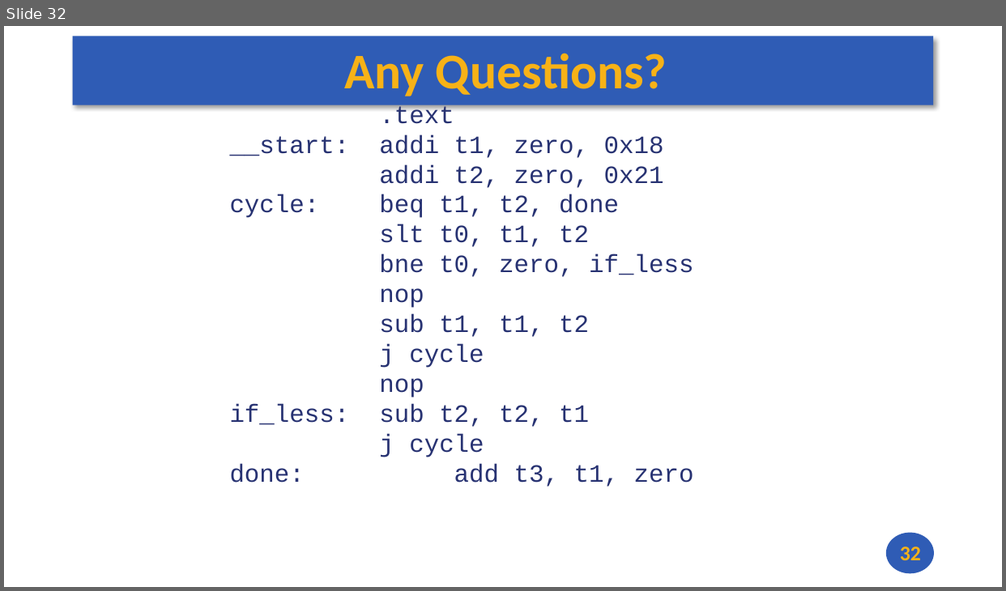
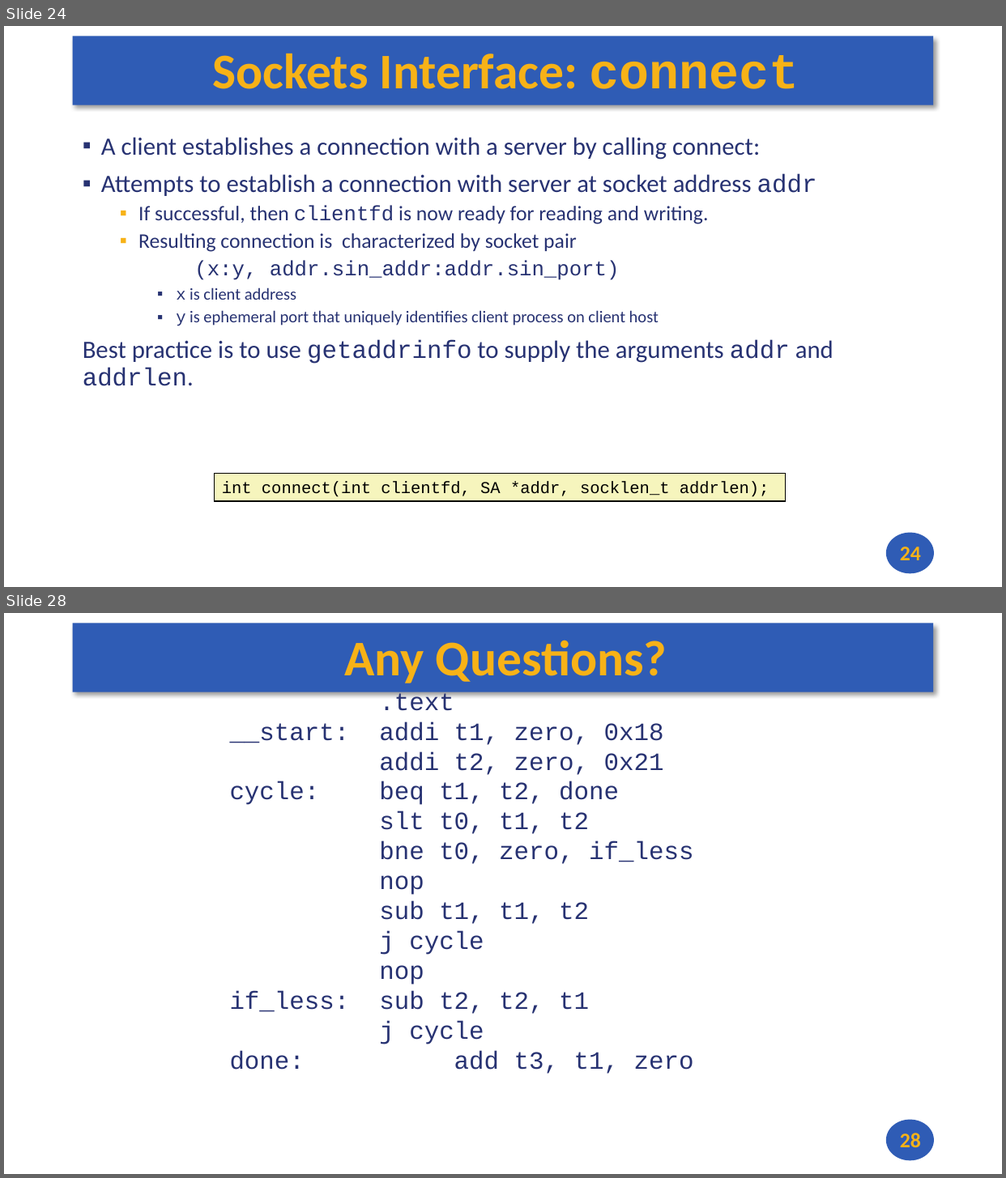
Before and after one commit to andrewt0301/hse-acos-course, a slide deck: docs/part2os/13_Sockets/OS_Lecture_13.pptx. Shown one above the other, each under a label of ours: slide 32 before the commit, slides 24 and 28 after it; the slides between them are not shown. The pictures are 1006x591 and 1006x1178 pixels, drawn with LibreOffice and Linux fonts; fonts in the diff are those of the drawing. Boxes give left, top, right and bottom in pixels: in the first picture for what was removed or moved away, otherwise in the second. Text is boxed around its words. In the diff, an @@ line names an element or a change of style, - is before the commit and + after.

```diff
--- a/docs/part2os/13_Sockets/OS_Lecture_13.pptx
+++ b/docs/part2os/13_Sockets/OS_Lecture_13.pptx
@@ slide 24 added at bbox=[4, 26, 1002, 587], background #FFFFFF; not listed: 2 template elements that a slide beside it also shows @@
@@ title added at bbox=[213, 54, 799, 89], 48 pt, text #F7B217, bold @@
+Sockets Interface: connect
@@ text added at bbox=[83, 137, 833, 386], 24 pt, text #273272 @@
+▪ A client establishes a connection with a server by calling connect:
+▪ Attempts to establish a connection with server at socket address addr
+  ▪ If successful, then clientfd is now ready for reading and writing.
+  ▪ Resulting connection is characterized by socket pair
+  (x:y, addr.sin_addr:addr.sin_port)
+    ▪ x is client address
+    ▪ y is ephemeral port that uniquely identifies client process on client host
+Best practice is to use getaddrinfo to supply the arguments addr and addrlen.
@@ rectangle added at bbox=[215, 474, 786, 501], fill #F6F5BD, outline #000000 1 pt, 16 pt, text #000000 @@
+int connect(int clientfd, SA *addr, socklen_t addrlen);
@@ page number added at bbox=[900, 547, 921, 561], 20 pt, text #F7B217, bold @@
+24
@@ what was slide 32 is now slide 28 @@
@@ page number at bbox=[900, 1133, 921, 1148]: text changed @@
-32
+28
```
Also in this commit, not shown: 1 slide changed, 25 other slides added, 30 slides removed, 2 other files.
